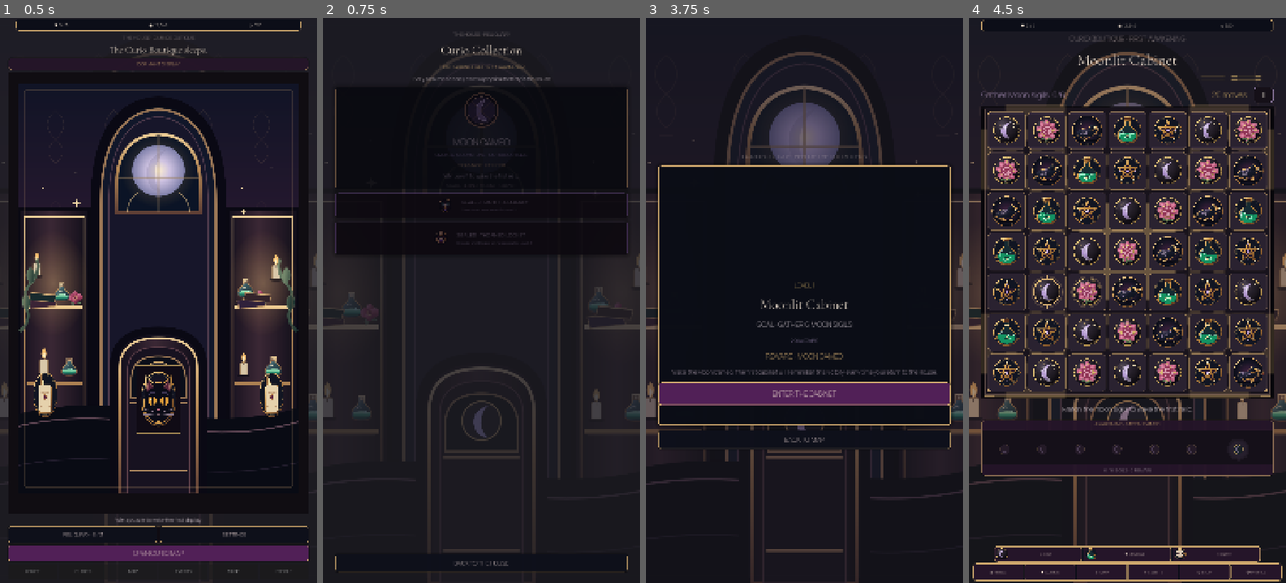
Above: before the commit, frames 1-4 (left to right).
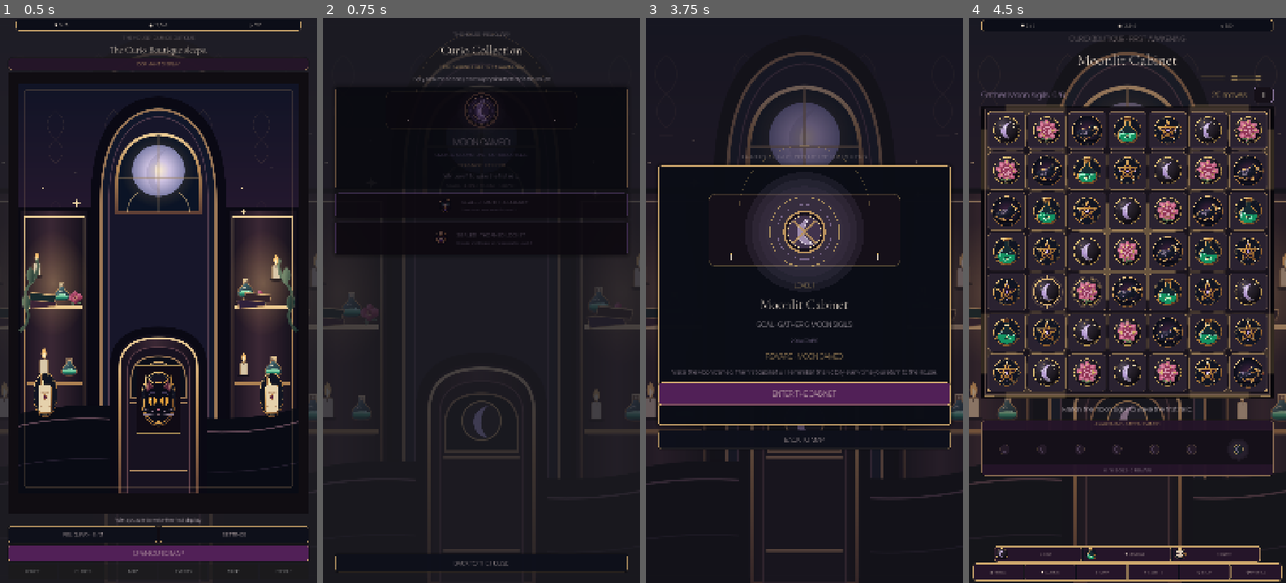
Above: after the commit, the same moments.

Repository: Jay-prodesign/akilta-match3
Game: Godot game, scene res://src/app/app_bootstrap.tscn
Same seed, same stepped clock (60 frames per second), same inputs: the game is played once before the commit and once after it.
Inputs:
- Up to frame 1 (0.5 s): no input
- Up to frame 2 (0.75 s): click "RELIQUARY · 0 / 3" at 0.5 s
- Up to frame 3 (3.75 s): click "BACK TO THE HOUSE" at 1.25 s; click "OPEN CURIO MAP" at 2 s; click "CURIO BOUTIQUE Rare finds · L…" at 2.75 s; click "1" at 3.5 s
- Up to frame 4 (4.5 s): click "ENTER THE CABINET" at 4.25 s

Frame 1 is identical in both runs. In frame 2, less than 0.1% of the frame differs, in the area x 19-81%, y 12-20%; in frame 3, 5.0%, in the area x 19-81%, y 22-48%; in frame 4, nothing differs.
Error before the commit: Parse Error: Expected statement, found "Indent" instead. (res://src/ui/shared/moon_cameo_ritual_view.gd:82)

Commit message:
fix(relic art): correct indentation in enlarged relic rendering

Diff:
--- a/src/ui/shared/moon_cameo_ritual_view.gd
+++ b/src/ui/shared/moon_cameo_ritual_view.gd
@@ -78,7 +78,7 @@
 	var relic_texture := _load_cameo(path) if path != "" else null
 	if relic_texture != null:
 		var relic_scale := 2.05 if mode == "prestart" else 1.80
-	var relic_rect := Rect2(center - Vector2.ONE * radius * relic_scale * 0.5, Vector2.ONE * radius * relic_scale)
+		var relic_rect := Rect2(center - Vector2.ONE * radius * relic_scale * 0.5, Vector2.ONE * radius * relic_scale)
 		draw_texture_rect(relic_texture, relic_rect, false)
 	else:
 		_draw_cameo_identity(center, radius, dormant, false, false)
